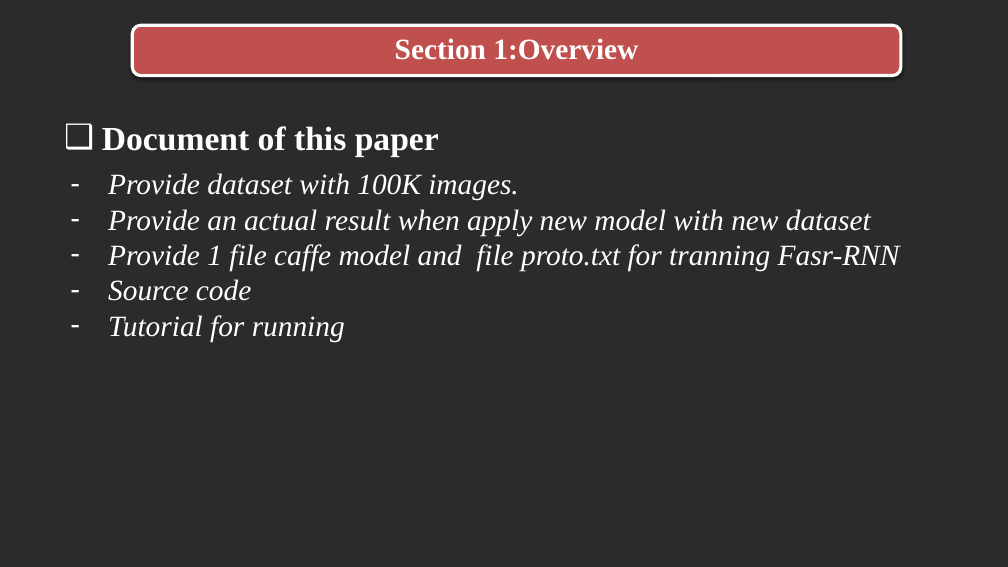
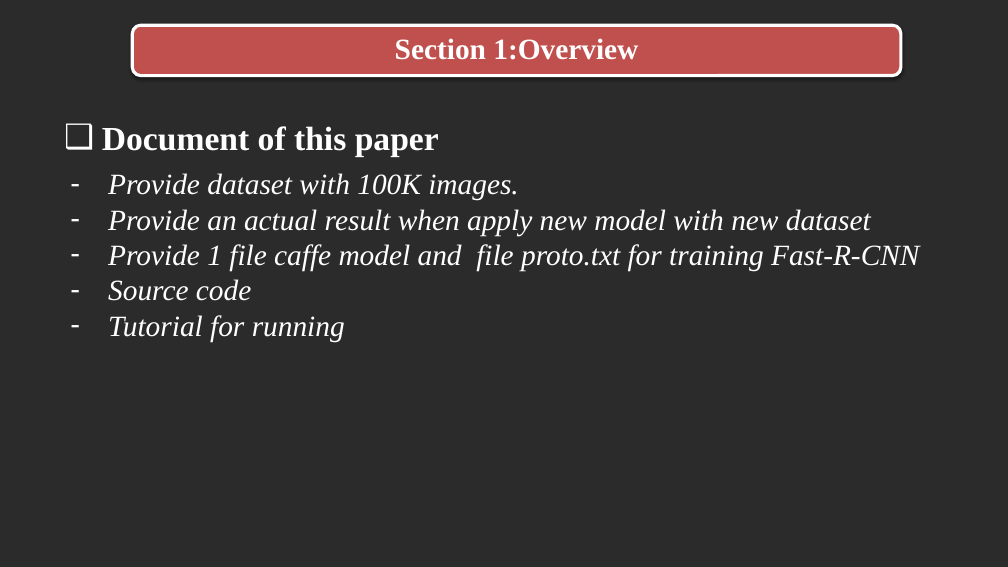
Before and after one commit to trandinhlam/document, a slide deck: slide 5 of AI_NangCao/slide/slide.pptx. Drawn at 1008x567 pixels with LibreOffice and Linux fonts; fonts in the diff are those of the drawing; background and template pictures are left out; a plain dark background stands for a picture behind light text. Boxes give left, top, right and bottom in pixels: in the first picture for what was removed or moved away, otherwise in the second. Text is boxed around its words. In the diff, an @@ line names an element or a change of style, - is before the commit and + after.

Commit message:
update slide

```diff
--- a/AI_NangCao/slide/slide.pptx
+++ b/AI_NangCao/slide/slide.pptx
@@ text at box(108, 244, 919, 271): text changed @@
-– Provide 1 file caffe model and file proto.txt for tranning Fasr-RNN
+– Provide 1 file caffe model and file proto.txt for training Fast-R-CNN
```
Also in this commit, not shown: 1 other slide changed.
